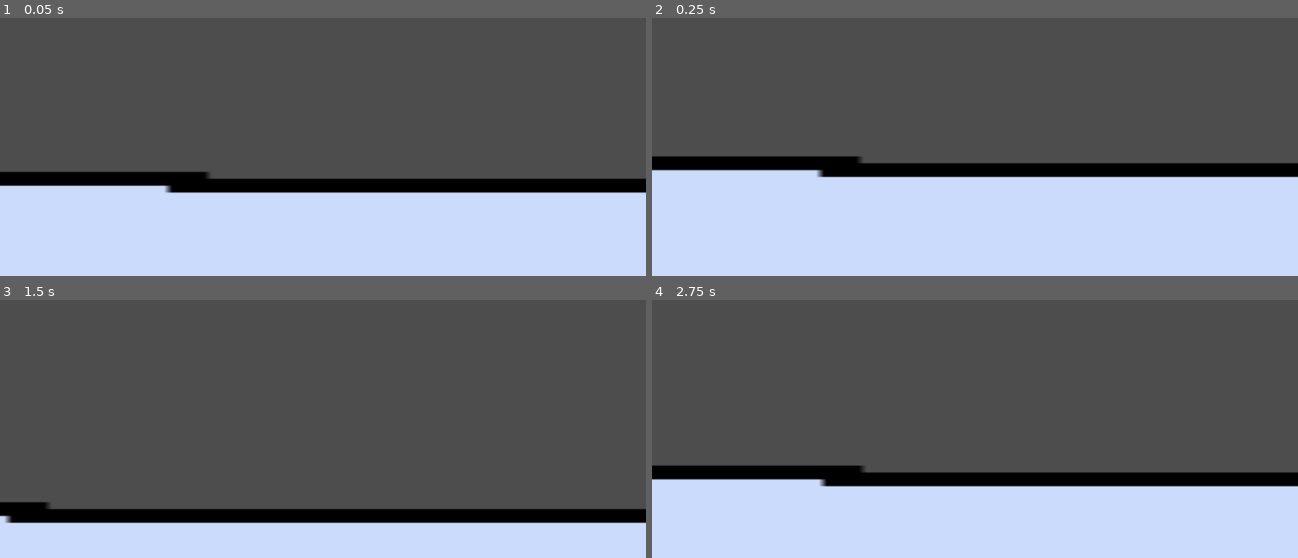
Above: before the commit, frames 1-4 (two rows, left to right).
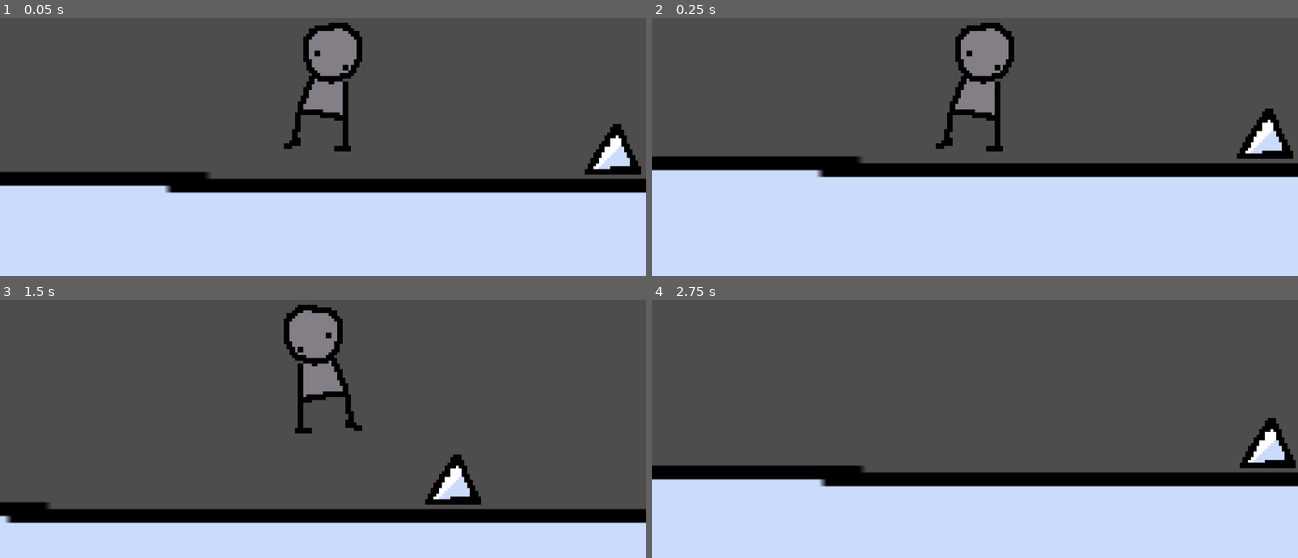
Above: after the commit, the same moments.

Repository: Helia8/platform
Game: Godot game, scene res://scenes/Level/Level1.tscn
Two runs of this game, one before a commit and one after it. Both use one fixed random seed, a clock stepped at 60 frames per second and the inputs below.
Inputs:
- Up to frame 1 (0.05 s): no input
- Up to frame 2 (0.25 s): no input
- Up to frame 3 (1.5 s): tap Enter (ui_accept) at 0.5, 0.77 s; hold Right (ui_right) from 0.53 s (still down)
- Up to frame 4 (2.75 s): tap Enter (ui_accept) at 1.52 s; release Right (ui_right) at 2.03 s; hold Left (ui_left) from 2.03 s (still down)

The runs differ from the first frame. In frame 1, 4.1% of the frame differs, in the area x 43-100%, y 1-61%; in frame 2, 4.1%; in frame 3, 4.1%; in frame 4, 1.0%.

Commit message:
feat: spike

Diff:
--- a/scenes/Hazards/SpikeHazard.tscn
+++ b/scenes/Hazards/SpikeHazard.tscn
@@ -1,17 +1,17 @@
-[gd_scene format=3 uid="uid://bmudjookqyrr3"]
+[gd_scene format=3 uid="uid://buwb7vb22lv05"]
 
-[ext_resource type="Script" uid="uid://bfgwjhjhcug3w" path="res://src/Hazards/SpikeHazard.gd" id="1_y80ho"]
-
-[sub_resource type="CapsuleShape2D" id="CapsuleShape2D_2kqd3"]
-radius = 74.0
-height = 256.0
+[ext_resource type="Script" path="res://src/Hazards/SpikeHazard.gd" id="1_y80ho"]
+[ext_resource type="Texture2D" uid="uid://budo17u17mu5d" path="res://assets/spike.png" id="2_q7hnq"]
 
 [node name="SpikeHazard" type="Node2D" unique_id=1085807066]
 script = ExtResource("1_y80ho")
 
 [node name="SpikeArea" type="Area2D" parent="." unique_id=108006964]
 
-[node name="SpikeCollision" type="CollisionShape2D" parent="SpikeArea" unique_id=142858861]
-shape = SubResource("CapsuleShape2D_2kqd3")
+[node name="Spike" type="Sprite2D" parent="SpikeArea" unique_id=1543230380]
+texture = ExtResource("2_q7hnq")
+
+[node name="SpikeCollision" type="CollisionPolygon2D" parent="SpikeArea" unique_id=119277158]
+polygon = PackedVector2Array(7, -34, -43, 39, 44, 39)
 
 [connection signal="body_entered" from="SpikeArea" to="." method="_on_spike_area_body_entered"]
--- a/scenes/Level/Level1.tscn
+++ b/scenes/Level/Level1.tscn
@@ -36,4 +36,4 @@
 position = Vector2(4880, 725)
 
 [node name="SpikeHazard" parent="." unique_id=1085807066 instance=ExtResource("4_8mqkg")]
-position = Vector2(1098, 549)
+position = Vector2(1098, 443)
--- a/scenes/Player.tscn
+++ b/scenes/Player.tscn
@@ -2,8 +2,10 @@
 
 [ext_resource type="Script" uid="uid://2u28t715n00v" path="res://src/player.gd" id="1_v6fml"]
 [ext_resource type="Texture2D" uid="uid://d6v1bxxog2t8" path="res://assets/player.png" id="3_3li8b"]
+[ext_resource type="Texture2D" uid="uid://s1ta3agt38mk" path="res://assets/anims/playeridle0.png" id="3_cw2d6"]
 [ext_resource type="Texture2D" uid="uid://ja85tykkadqj" path="res://assets/anims/playerwalk1.png" id="3_qu4a1"]
 [ext_resource type="Texture2D" uid="uid://cryitcir1di0" path="res://assets/anims/playerwalk2.png" id="4_70d11"]
+[ext_resource type="Texture2D" uid="uid://dmp57sf0eqsks" path="res://assets/anims/playeridle1.png" id="4_khinc"]
 [ext_resource type="Texture2D" uid="uid://dnvqroobbds82" path="res://assets/anims/playerwalk3.png" id="5_cw2d6"]
 
 [sub_resource type="RectangleShape2D" id="RectangleShape2D_5q5h1"]
@@ -13,10 +15,10 @@
 animations = [{
 "frames": [{
 "duration": 1.5,
-"texture": null
+"texture": ExtResource("3_cw2d6")
 }, {
 "duration": 1.5,
-"texture": null
+"texture": ExtResource("4_khinc")
 }],
 "loop": true,
 "name": &"idle",
@@ -55,5 +57,3 @@
 position = Vector2(0, -13)
 sprite_frames = SubResource("SpriteFrames_khinc")
 animation = &"idle"
-frame = 1
-frame_progress = 0.24400812
Binary file added: assets/spike.png
Not shown, added: assets/spike.png.import
Not shown: 1 places in scenes/Level/Level1.tscn that only renumber resources
